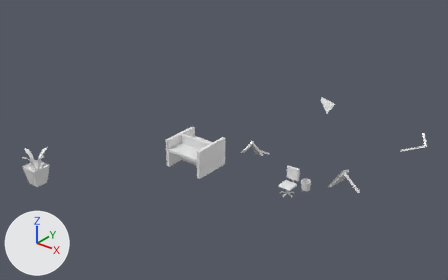
What one commit did to the FBX model Assets/Models/PedroHenriqueDias_ObstaculoQuebrando.fbx.
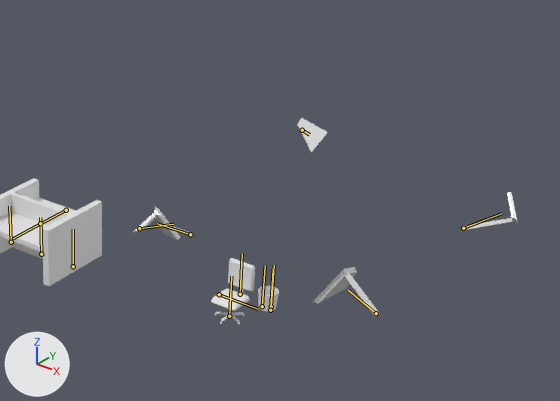
Old and new are each drawn whole from a 50 mm lens placed at (12.9, -20.71, 13.99), pointed at (-4.11, 0.54, 0.82) and again close up on the part from 39% to 100% of the width and 14% to 84% of the height. The axes (+X, +Y, +Z) are drawn at lower left. The lights are the same throughout. Both versions are drawn at frame 16 of the action 'TableBreak'; the numbers are the values there. The bones that bend it are drawn over the model as lines in the close-ups.

Names of what the first close-up shows: 'Cadeira', 'Mesa', 'Table'.
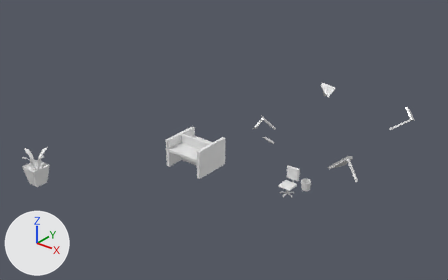
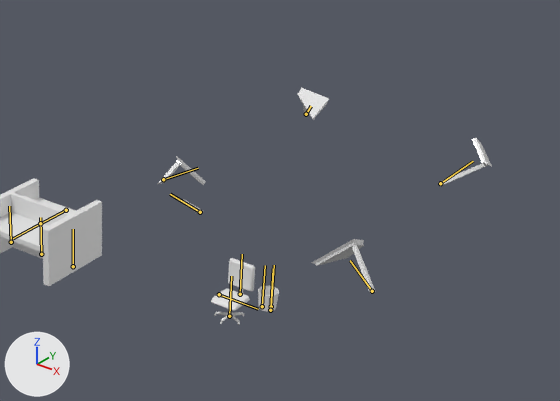
Where the change shows, as pixel boxes [x1, y1, x2, y2] in the close-ups (560 x 401 px):
'Table', posed (13% narrower): before [133, 118, 518, 316]; after [157, 88, 492, 293]
bone 'Table1', root to tip: before (376, 313) to (348, 290); after (372, 291) to (350, 260)
bone 'Table2', root to tip: before (463, 228) to (501, 213); after (440, 183) to (473, 161)
bone 'Table3', root to tip: before (302, 130) to (309, 134); after (306, 114) to (311, 106)
bone 'BrokenLeg', root to tip: before (190, 234) to (157, 223); after (200, 212) to (170, 194)
bone 'TableWithBrokenLeg', root to tip: before (139, 228) to (173, 224); after (163, 179) to (198, 168)

The change in detail:
Bone 'Table1' (bone_table1) moves from (2.187, -2.013, 1.492) to (2.176, -1.478, 1.514).
Bone 'Table1' (bone_table1) turns from (-17, 5, 58) to (-22, 10, 42) degrees about its own x, y and z.
Bone 'Table2' (bone_table2) moves from (2.886, -0.896, -0.75) to (2.362, 0.213, -0.973).
Bone 'Table2' (bone_table2) turns from (-24, -31, -56) to (-23, -21, -46) degrees about its own x, y and z.
Bone 'Table3' (bone_table3) moves from (-1.971, -1.548, -3.953) to (-1.774, -0.493, -3.387).
Bone 'Table3' (bone_table3) turns from (46, 24, -20) to (35, 16, -10) degrees about its own x, y and z.
Bone 'BrokenLeg' (bone_brokenleg) moves from (-1.088, -0.394, 1.998) to (-1.028, 0.132, 1.712).
Bone 'BrokenLeg' (bone_brokenleg) turns from (54, -21, 20) to (42, -15, 25) degrees about its own x, y and z.
Bone 'TableWithBrokenLeg' (bone_tablewithbrokenleg) moves from (-1.306, -2.734, 2.205) to (-1.473, -1.439, 2.209).
Bone 'TableWithBrokenLeg' (bone_tablewithbrokenleg) turns from (-55, -9, -16) to (-41, -3, -19) degrees about its own x, y and z.
